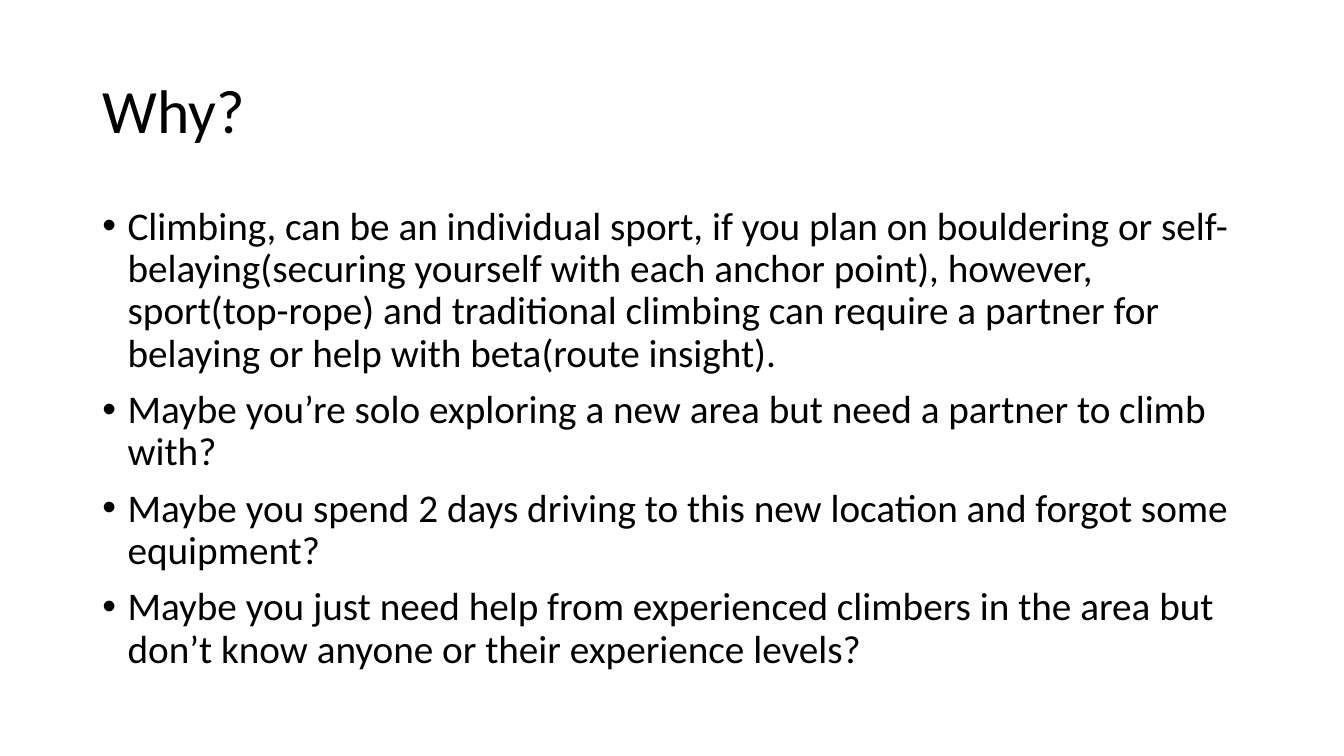
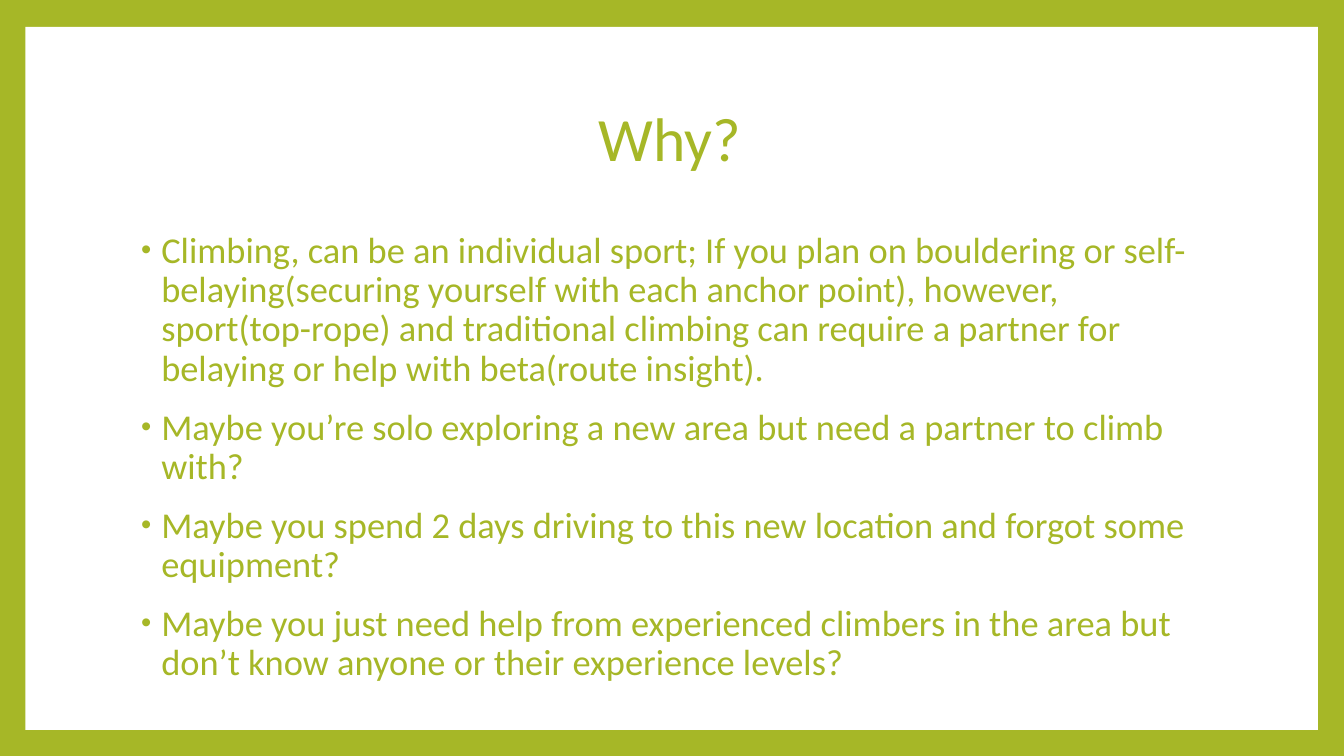
Before and after one commit to gjc129/climbersbetaproposal, a slide deck: slide 2 of climbersbetaproposal.pptx. Drawn at 1344x756 pixels with LibreOffice and Linux fonts; fonts in the diff are those of the drawing. Boxes give left, top, right and bottom in pixels: in the first picture for what was removed or moved away, otherwise in the second. Text is boxed around its words. In the diff, an @@ line names an element or a change of style, - is before the commit and + after.

```diff
--- a/climbersbetaproposal.pptx
+++ b/climbersbetaproposal.pptx
@@ background #FFFFFF to #A6B727 @@
@@ rectangle added at bbox=[25, 27, 1318, 730], fill #FFFFFF @@
@@ title "Why?": place and size @@
-title "Why?" at bbox=[102, 90, 244, 143]
+title "Why?" at bbox=[599, 118, 741, 171]
@@ title "Why?" at bbox=[599, 118, 741, 171]: text colour #000000 to #A6B727; alignment left to centre @@
@@ text "Climbing, can be an individual ...": place and size @@
-text "Climbing, can be an individual ..." at bbox=[128, 212, 1228, 670]
+text "Climbing, can be an individual ..." at bbox=[161, 237, 1186, 681]
@@ text at bbox=[161, 237, 1186, 388]: text changed; size 28 to 26 pt; text colour #000000 to #A6B727 @@
-• Climbing, can be an individual sport, if you plan on bouldering or self-belaying(securing yourself with each anchor point), however, sport(top-rope) and traditional climbing can require a partner for belaying or help with beta(route insight).
+• Climbing, can be an individual sport; If you plan on bouldering or self-belaying(securing yourself with each anchor point), however, sport(top-rope) and traditional climbing can require a partner for belaying or help with beta(route insight).
@@ text at bbox=[161, 414, 1185, 681]: size 28 to 26 pt, text colour #000000 to #A6B727 in "Maybe you’re solo exploring a new area ...", "Maybe you spend 2 days driving to ...", "Maybe you just need help from experienced ..."; indent changed; more space between paragraphs @@
```
Also in this commit, not shown: 5 other slides changed, 1 slide added, 1 slide removed.
